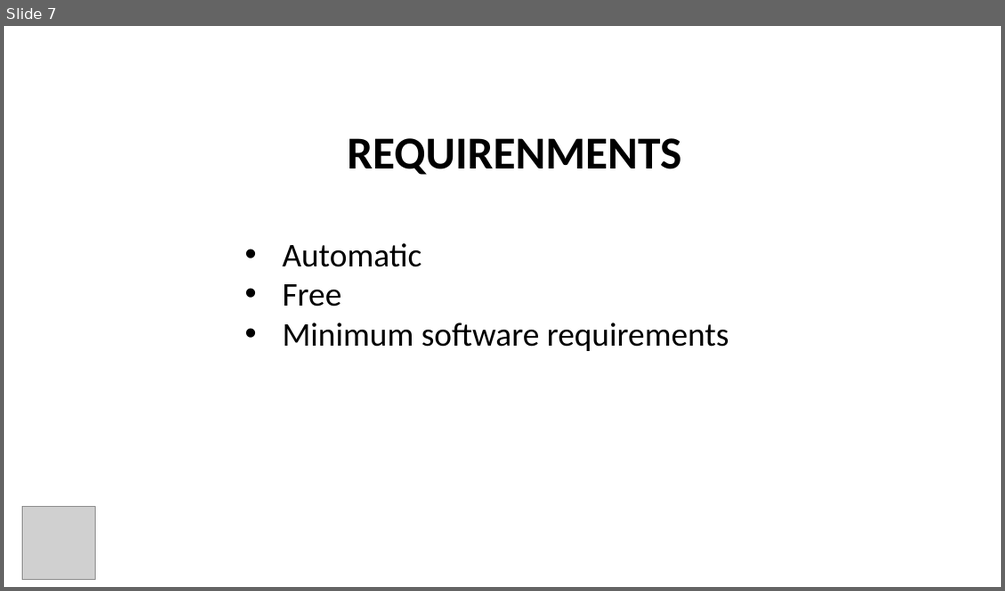
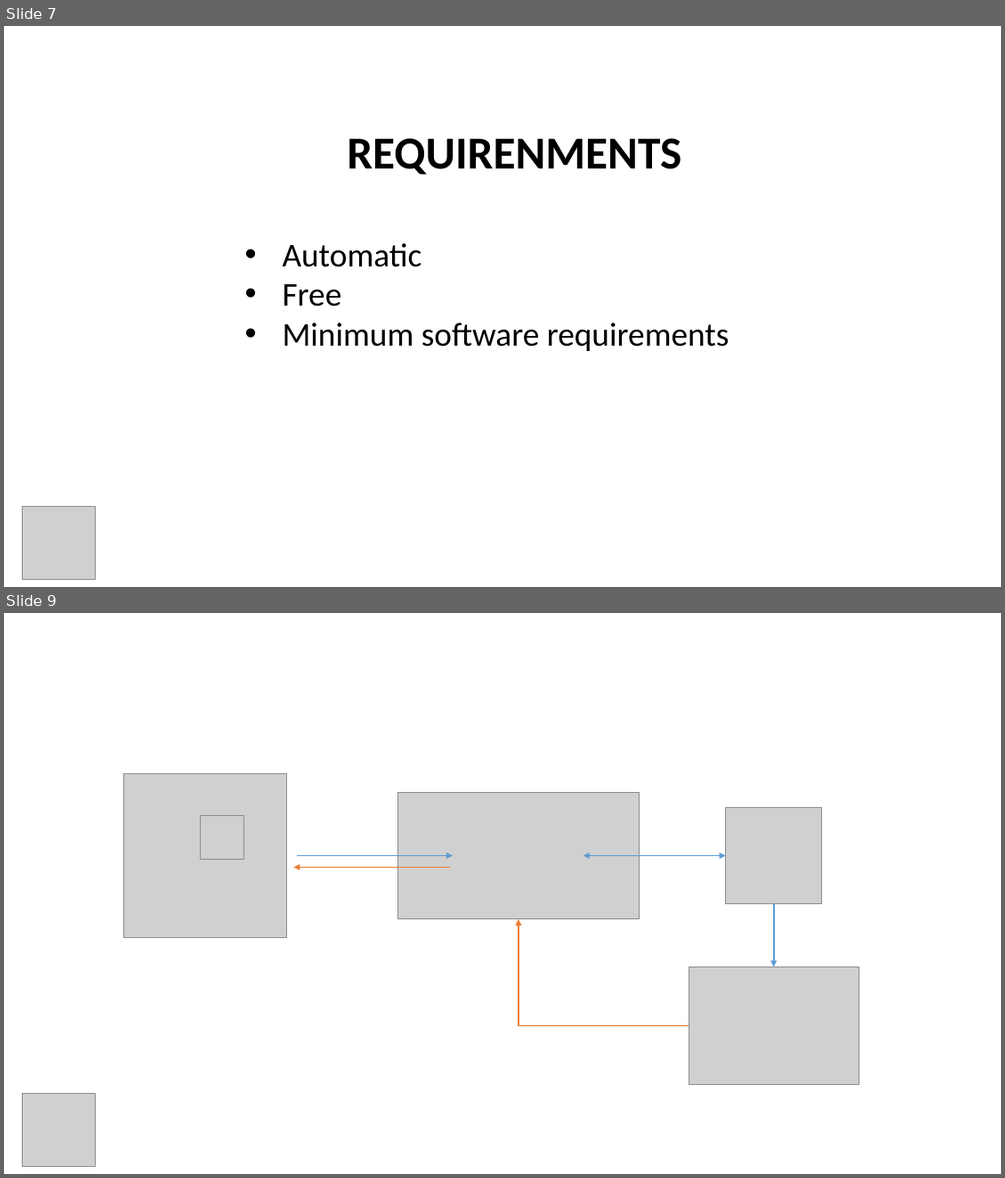
Before and after one commit to dacacioa/appu-slides, a slide deck: appu.pptx. Shown one above the other, each under a label of ours: slide 7 before the commit, slides 7 and 9 after it; the slides between them are not shown. The pictures are 1005x591 and 1005x1178 pixels, drawn with LibreOffice and Linux fonts; fonts in the diff are those of the drawing; grey boxes stand for pictures. Boxes give left, top, right and bottom in pixels: in the first picture for what was removed or moved away, otherwise in the second. Text is boxed around its words. In the diff, an @@ line names an element or a change of style, - is before the commit and + after.

```diff
--- a/appu.pptx
+++ b/appu.pptx
@@ slide 9 added at (4, 613, 1001, 1174), background #FFFFFF @@
@@ picture added at (123, 774, 287, 937) @@
@@ picture added at (398, 792, 639, 919) @@
@@ picture added at (201, 816, 245, 860) @@
@@ picture added at (726, 808, 822, 904) @@
@@ arrow added from (450, 868) to (293, 868), #ED7D31 1.5 pt @@
@@ arrow added from (297, 855) to (453, 855), #5B9BD5 1.5 pt @@
@@ double arrow added from (726, 855) to (583, 855), #5B9BD5 1.5 pt @@
@@ arrow added from (774, 903) to (774, 966), #5B9BD5 1.5 pt @@
@@ elbow arrow added from (689, 1026) to (518, 919), #ED7D31 1.5 pt @@
@@ picture added at (689, 966, 859, 1084) @@
@@ picture added at (22, 1094, 96, 1167) @@
```
Also in this commit, not shown: 1 slide changed, 6 other slides added.
